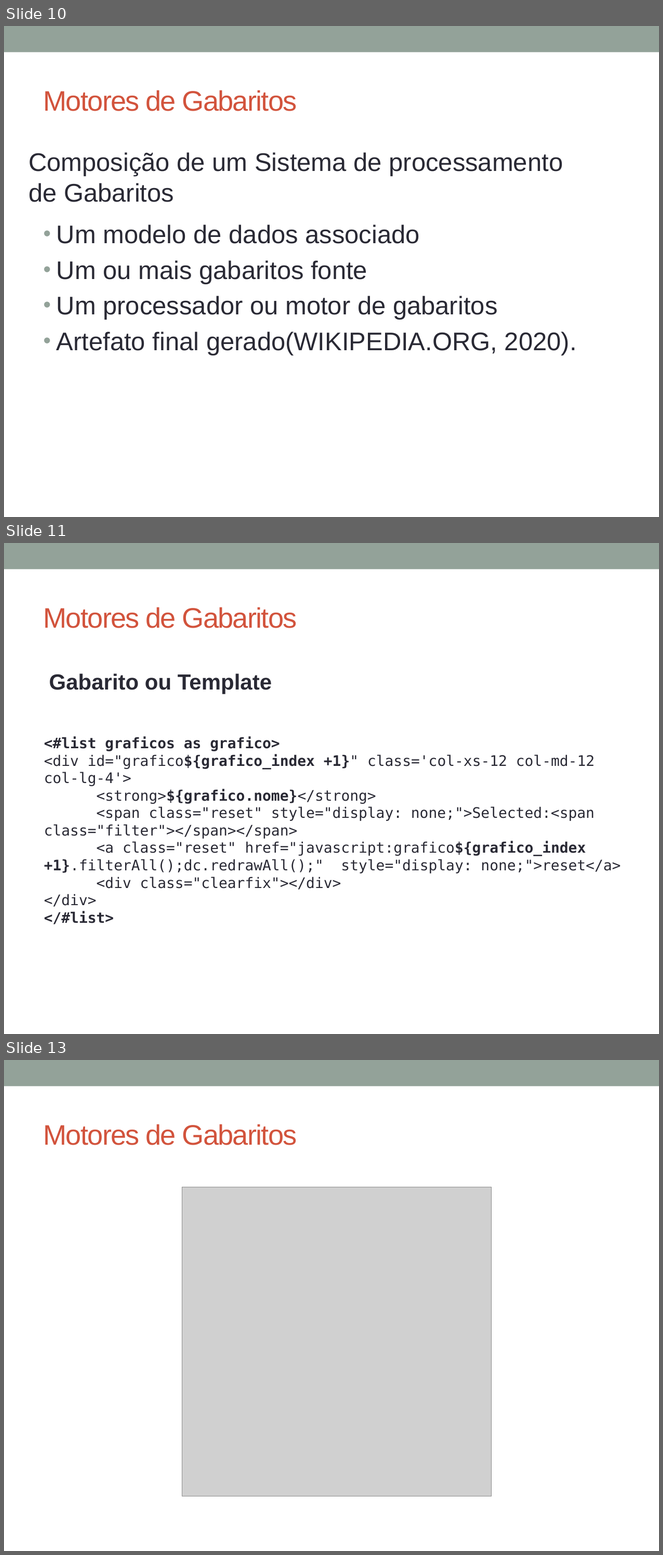
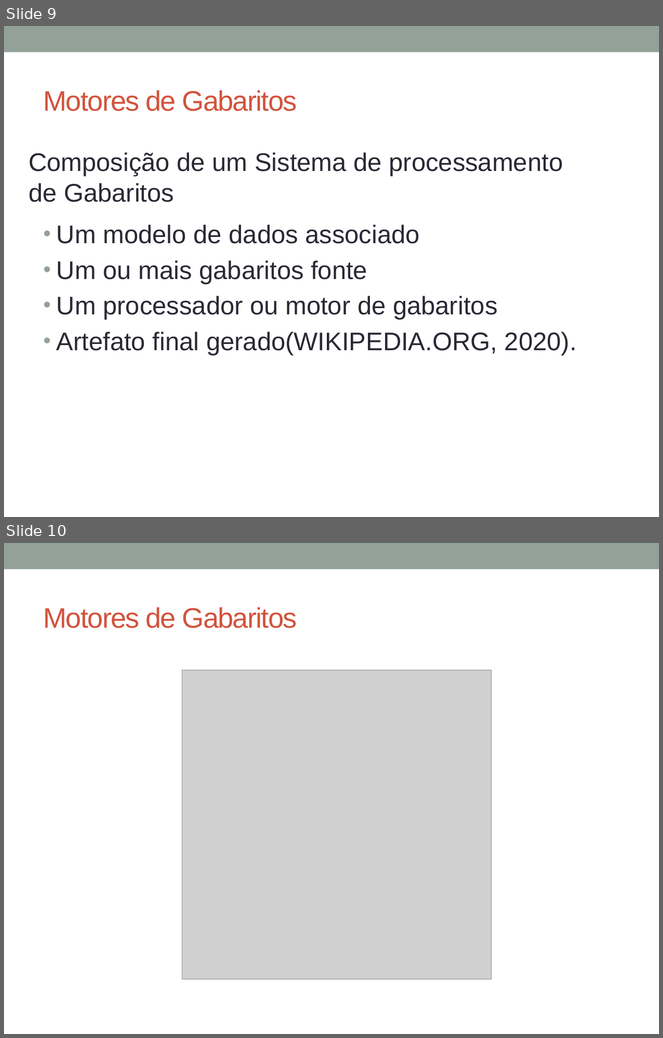
Before and after one commit to glaubergad/tccrepo, a slide deck: mono/Defesa TCC - DashGen - FINAL.pptx. Shown one above the other, each under a label of ours: slides 10, 11 and 13 before the commit, slides 9 and 10 after it; the slides between them are not shown. The pictures are 663x1555 and 663x1038 pixels, drawn with LibreOffice and Linux fonts; fonts in the diff are those of the drawing; grey boxes stand for pictures. Boxes give left, top, right and bottom in pixels: in the first picture for what was removed or moved away, otherwise in the second. Text is boxed around its words. In the diff, an @@ line names an element or a change of style, - is before the commit and + after.

```diff
--- a/mono/Defesa TCC - DashGen - FINAL.pptx
+++ b/mono/Defesa TCC - DashGen - FINAL.pptx
@@ slide 11 removed at bbox=[4, 543, 659, 1034], background #FFFFFF; not listed: 1 template element that a slide beside it also shows @@
@@ title removed at bbox=[44, 607, 297, 628] @@
-Motores de Gabaritos
@@ text removed at bbox=[49, 674, 272, 694] @@
-Gabarito ou Template
@@ text removed at bbox=[44, 736, 621, 925] @@
-<#list graficos as grafico>
-<div id="grafico${grafico_index +1}" class='col-xs-12 col-md-12 col-lg-4'>
-<strong>${grafico.nome}</strong>
-<span class="reset" style="display: none;">Selected:<span class="filter"></span></span>
-<a class="reset" href="javascript:grafico${grafico_index +1}.filterAll();dc.redrawAll();" style="display: none;">reset</a>
-<div class="clearfix"></div>
-</div>
-</#list>
@@ what was slide 10 is now slide 9 @@
@@ what was slide 13 is now slide 10 @@
```
Also in this commit, not shown: 9 slides changed, 3 slides added, 4 other slides removed, 3 other files.
